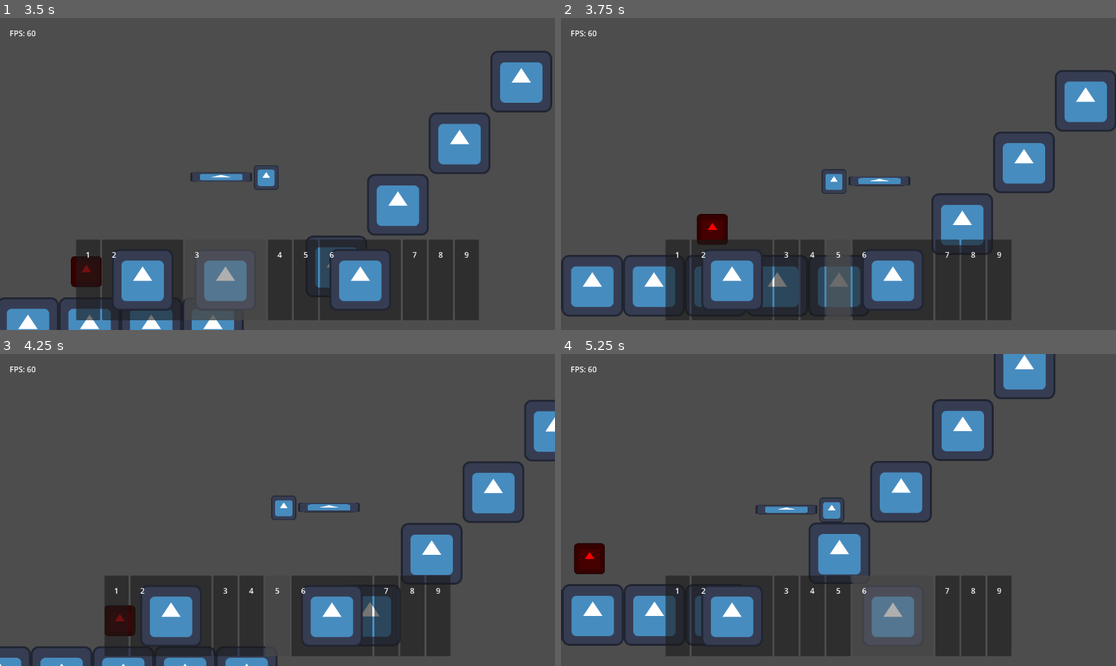
Above: before the commit, frames 1-4 (two rows, left to right).
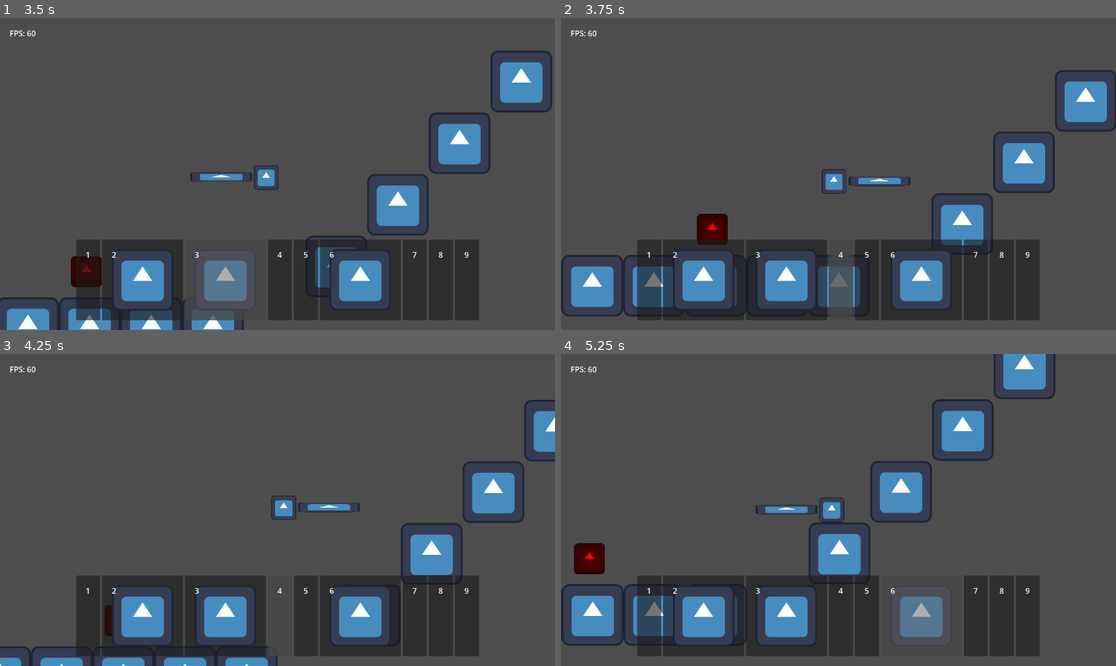
Above: after the commit, the same moments.

Repository: TheHumanMRP/RPG-Life-Tracker
Game: Godot game, scene res://Folders/Systems/Main/Scenes/main_scene.tscn
Two runs of this game, one before a commit and one after it. Both use one fixed random seed, a clock stepped at 60 frames per second and the inputs below. The engine's default icon, where the game draws it, is replaced by a stand-in: a white triangle on a blue panel in a dark square.
Inputs (mouse positions are in pixels of both pictures, inside the frame that each line leads up to):
- Up to frame 1 (3.5 s): click "Dungeon" at 0.5 s; move the mouse to (116, 280) at 1.27 s; hold D (move_right) 1.28-2.78 s; tap T (add_test_sword) at 1.35, 2.85 s; click (116, 280) at 1.42 s; tap Space (jump) at 1.52, 2.27 s; move the mouse to (144, 280) at 2.02 s; tap E (equip_item) at 2.1 s; click (144, 280) at 2.17 s; move the mouse to (199, 280) at 2.77 s; hold A (move_left) from 2.78 s (still down); click (199, 280) at 2.92 s
- Up to frame 2 (3.75 s): move the mouse to (838, 280) at 3.52 s; release A (move_left) at 3.53 s; hold D (move_right) from 3.53 s (still down); tap E (equip_item) at 3.6 s; click (838, 280) at 3.67 s
- Up to frame 3 (4.25 s): keep holding D (move_right); tap Space (jump) at 3.77 s
- Up to frame 4 (5.25 s): move the mouse to (838, 616) at 4.27 s; tap T (add_test_sword) at 4.35 s; click (838, 616) at 4.42 s; tap Space (jump) at 4.52 s; move the mouse to (894, 616) at 5.02 s; release D (move_right) at 5.03 s; hold A (move_left) from 5.03 s (still down); tap E (equip_item) at 5.1 s; click (894, 616) at 5.17 s

Frame 1 is identical in both runs. In frame 2, 9.1% of the frame differs, in the area x 13-87%, y 71-97%; in frame 3, 9.0%; in frame 4, 10%.

Commit message:
Auto commit at 2026-08-30 22:10:39

Diff:
--- a/Folders/Systems/Inventory_System/Scripts/Hotbar/hotbar_logic.gd
+++ b/Folders/Systems/Inventory_System/Scripts/Hotbar/hotbar_logic.gd
@@ -63,8 +63,6 @@
 
 	SignalBus.equip_item.emit(item_id, slot_index)
 
-	Global.save_data.hotbar_save_data.hotbar_slots[slot_index] = Constants.NO_ITEM
-
 	notify_hotbar_changed()
 
 
